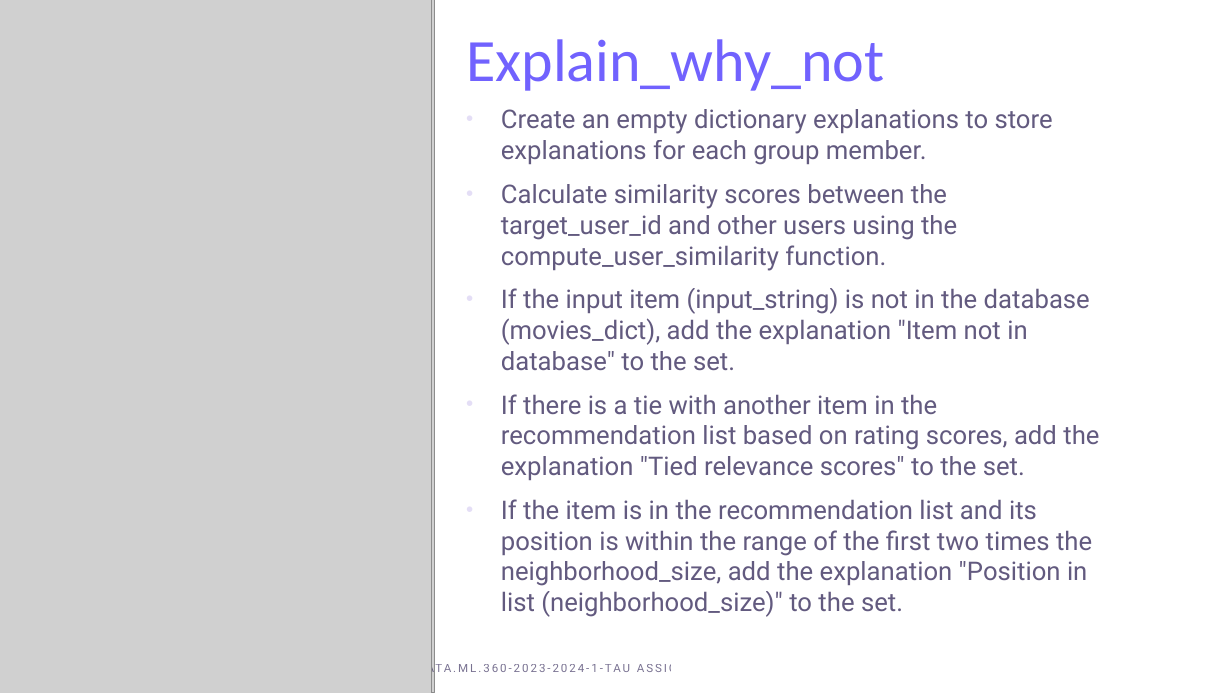
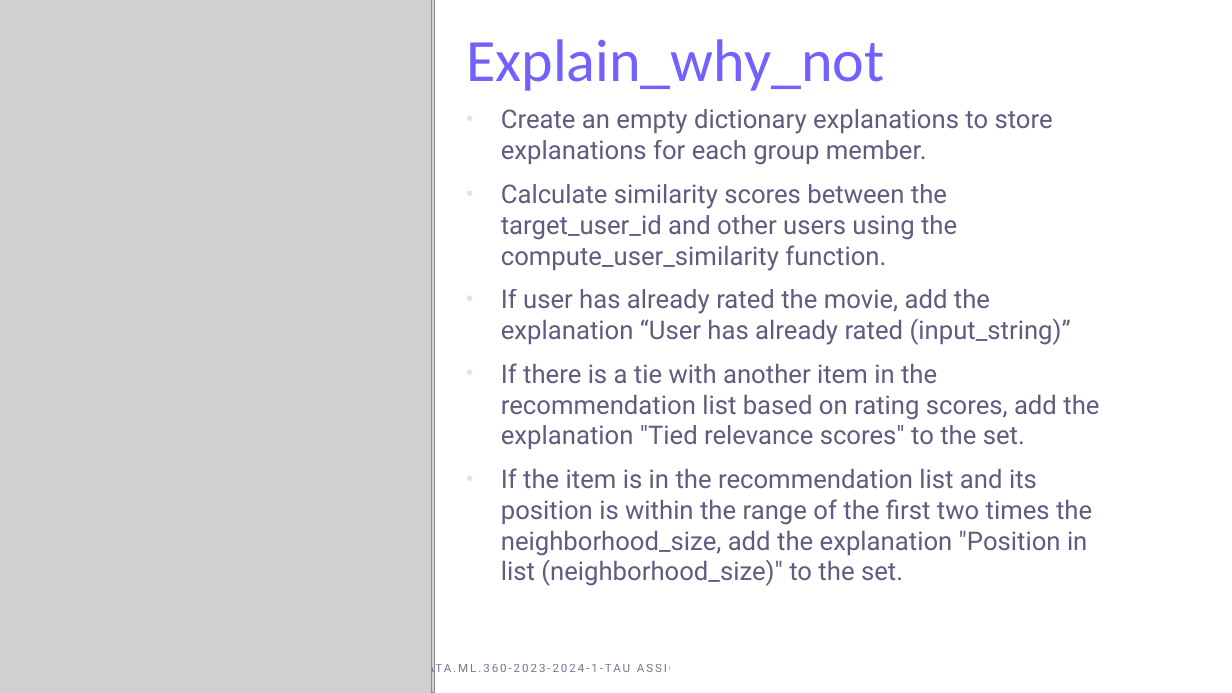
Before and after one commit to miajaa/recsys, a slide deck: slide 4 of Assignment4ppt.pptx. Drawn at 1232x693 pixels with LibreOffice and Linux fonts; fonts in the diff are those of the drawing; grey boxes stand for pictures. Boxes give left, top, right and bottom in pixels: in the first picture for what was removed or moved away, otherwise in the second. Text is boxed around its words. In the diff, an @@ line names an element or a change of style, - is before the commit and + after.

```diff
--- a/Assignment4ppt.pptx
+++ b/Assignment4ppt.pptx
@@ text at bbox=[501, 289, 1071, 345]: text changed @@
-• If the input item (input_string) is not in the database (movies_dict), add the explanation "Item not in database" to the set.
+• If user has already rated the movie, add the explanation “User has already rated (input_string)”
```
Also in this commit, not shown: 4 other slides changed, 1 slide added, 1 other file.
